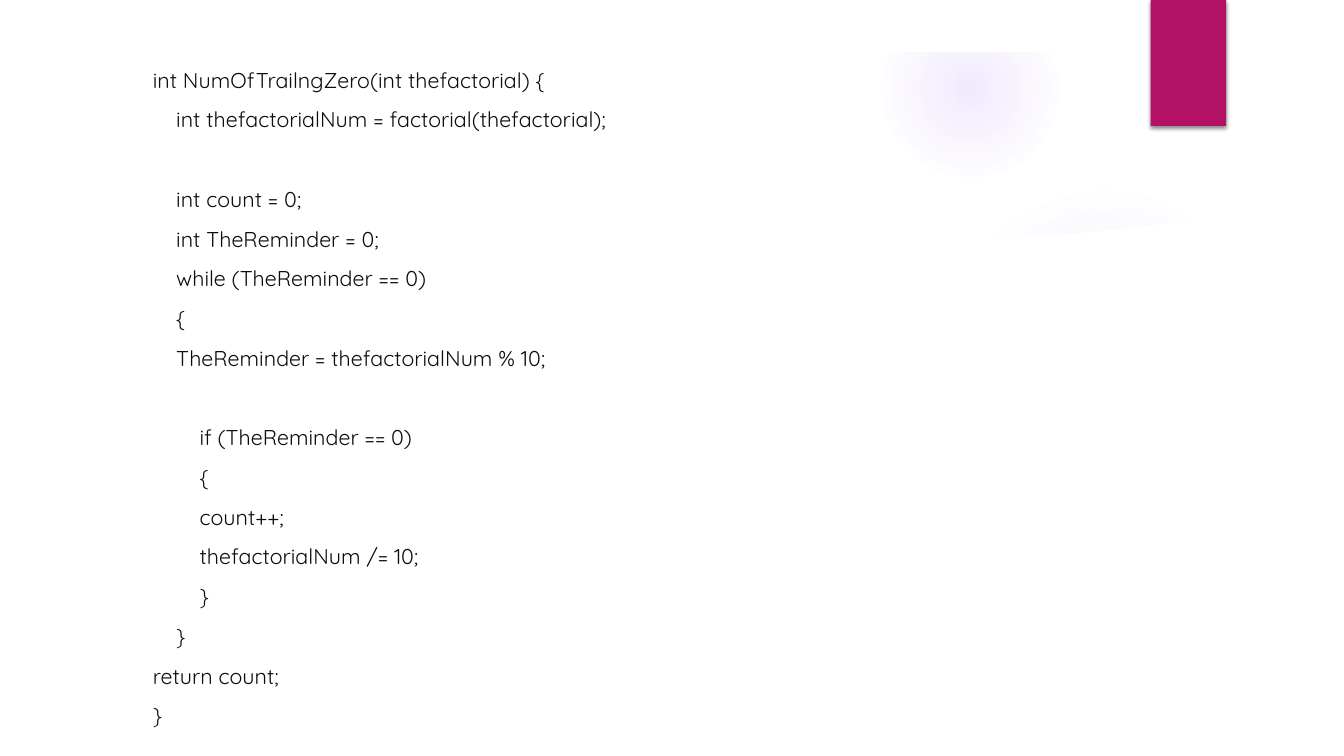
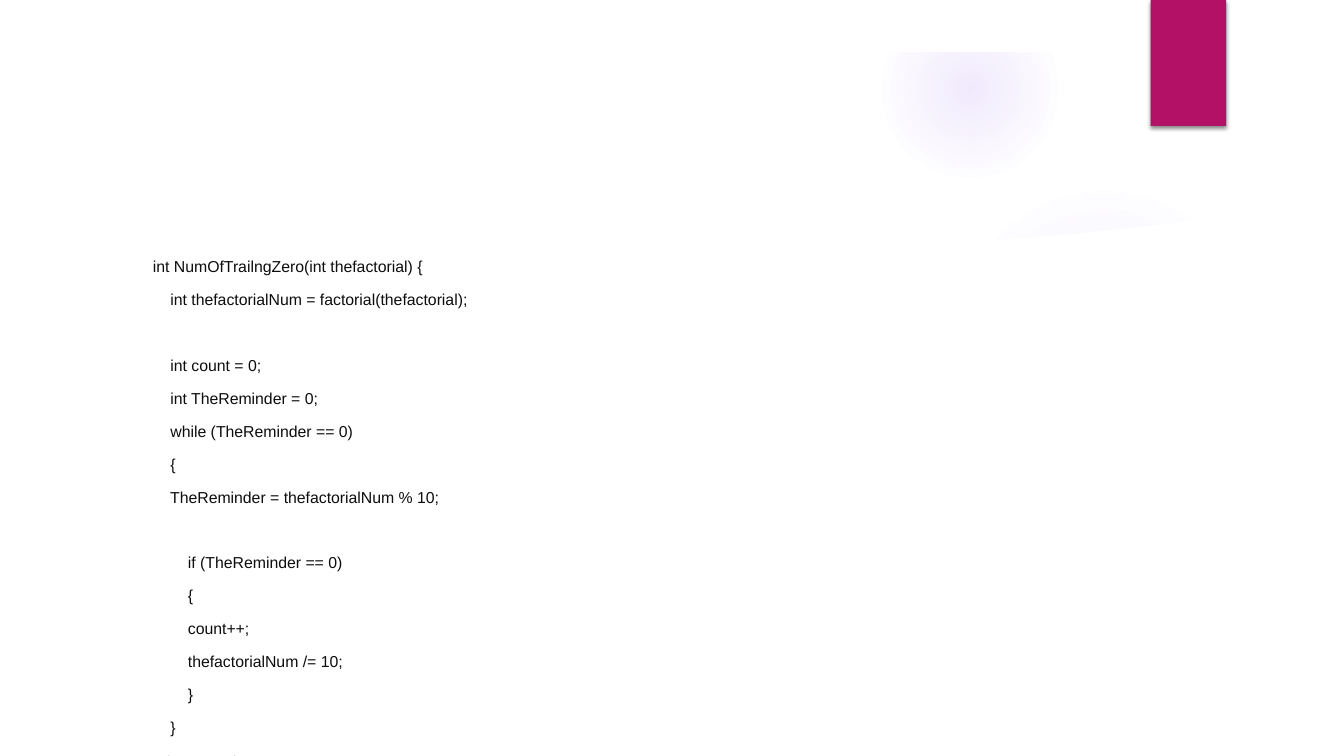
Before and after one commit to YunshanJiang/TripleTreeEngine, a slide deck: slide 7 of Docs/Advance programming PPT.pptx. Drawn at 1344x756 pixels with LibreOffice and Linux fonts; fonts in the diff are those of the drawing; background and template pictures are left out. Boxes give left, top, right and bottom in pixels: in the first picture for what was removed or moved away, otherwise in the second. Text is boxed around its words. In the diff, an @@ line names an element or a change of style, - is before the commit and + after.

```diff
--- a/Docs/Advance programming PPT.pptx
+++ b/Docs/Advance programming PPT.pptx
@@ text "int NumOfTrailngZero(int thefactorial) {": place and size @@
-text "int NumOfTrailngZero(int thefactorial) {" at (153, 72, 606, 687)
+text "int NumOfTrailngZero(int thefactorial) {" at (153, 260, 467, 669)
@@ text "int NumOfTrailngZero(int thefactorial) {" at (153, 260, 467, 669): size 15.3 to 11.2 pt, font Quicksand to Arial @@
```
Also in this commit, not shown: 5 other slides changed.
